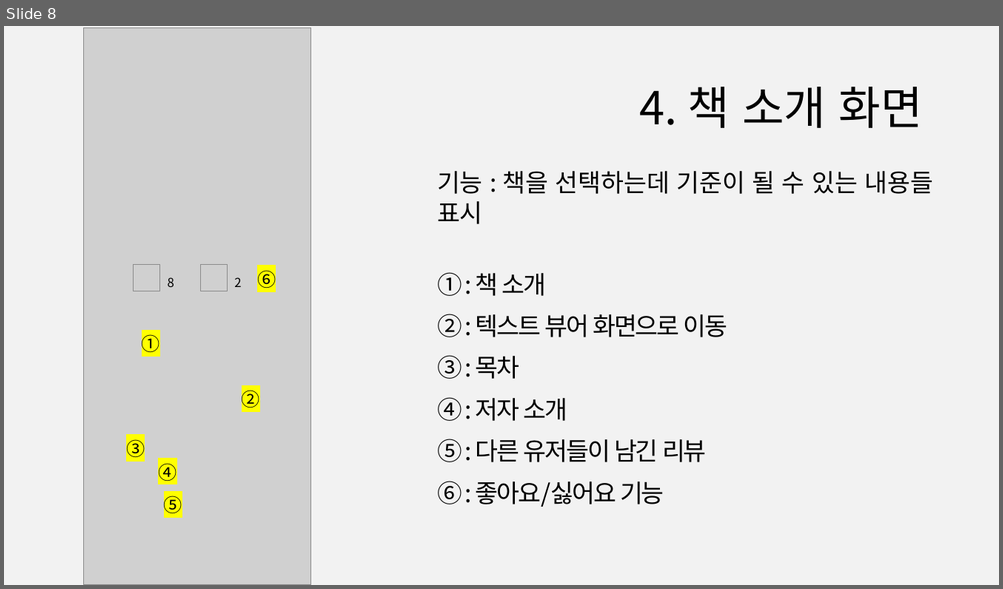
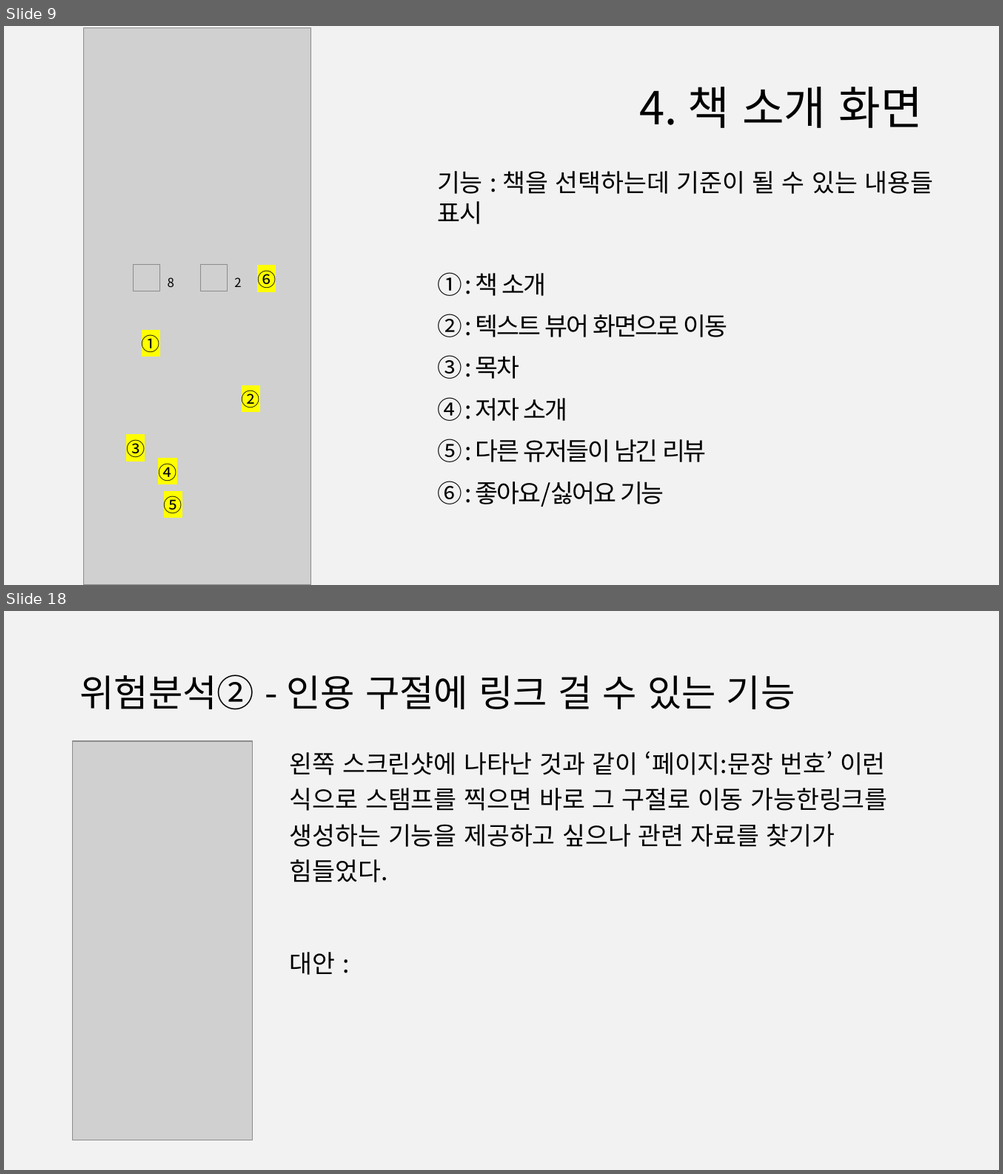
Before and after one commit to 888pocket/social-readbook-app, a slide deck: 보고서/사용자인터페이스(나) 제안발표ppt_3code.pptx. Shown one above the other, each under a label of ours: slide 8 before the commit, slides 9 and 18 after it; the slides between them are not shown. The pictures are 1003x589 and 1003x1174 pixels, drawn with LibreOffice and Linux fonts; fonts in the diff are those of the drawing; grey boxes stand for pictures. Boxes give left, top, right and bottom in pixels: in the first picture for what was removed or moved away, otherwise in the second. Text is boxed around its words. In the diff, an @@ line names an element or a change of style, - is before the commit and + after.

```diff
--- a/보고서/사용자인터페이스(나) 제안발표ppt_3code.pptx
+++ b/보고서/사용자인터페이스(나) 제안발표ppt_3code.pptx
@@ slide 18 added at <box>4,611,999,1170</box>, background #F2F2F2 @@
@@ title added at <box>79,675,795,710</box>, 36 pt, text #000000 @@
+위험분석② - 인용 구절에 링크 걸 수 있는 기능
@@ picture added at <box>73,741,253,1141</box> @@
@@ text added at <box>290,751,888,975</box>, 24 pt, text #000000 @@
+왼쪽 스크린샷에 나타난 것과 같이 ‘페이지:문장 번호’ 이런 식으로 스탬프를 찍으면 바로 그 구절로 이동 가능한링크를 생성하는 기능을 제공하고 싶으나 관련 자료를 찾기가 힘들었다.
+대안 :
@@ what was slide 8 is now slide 9 @@
```
Also in this commit, not shown: 7 slides changed, 8 other slides added, 2 slides removed.
